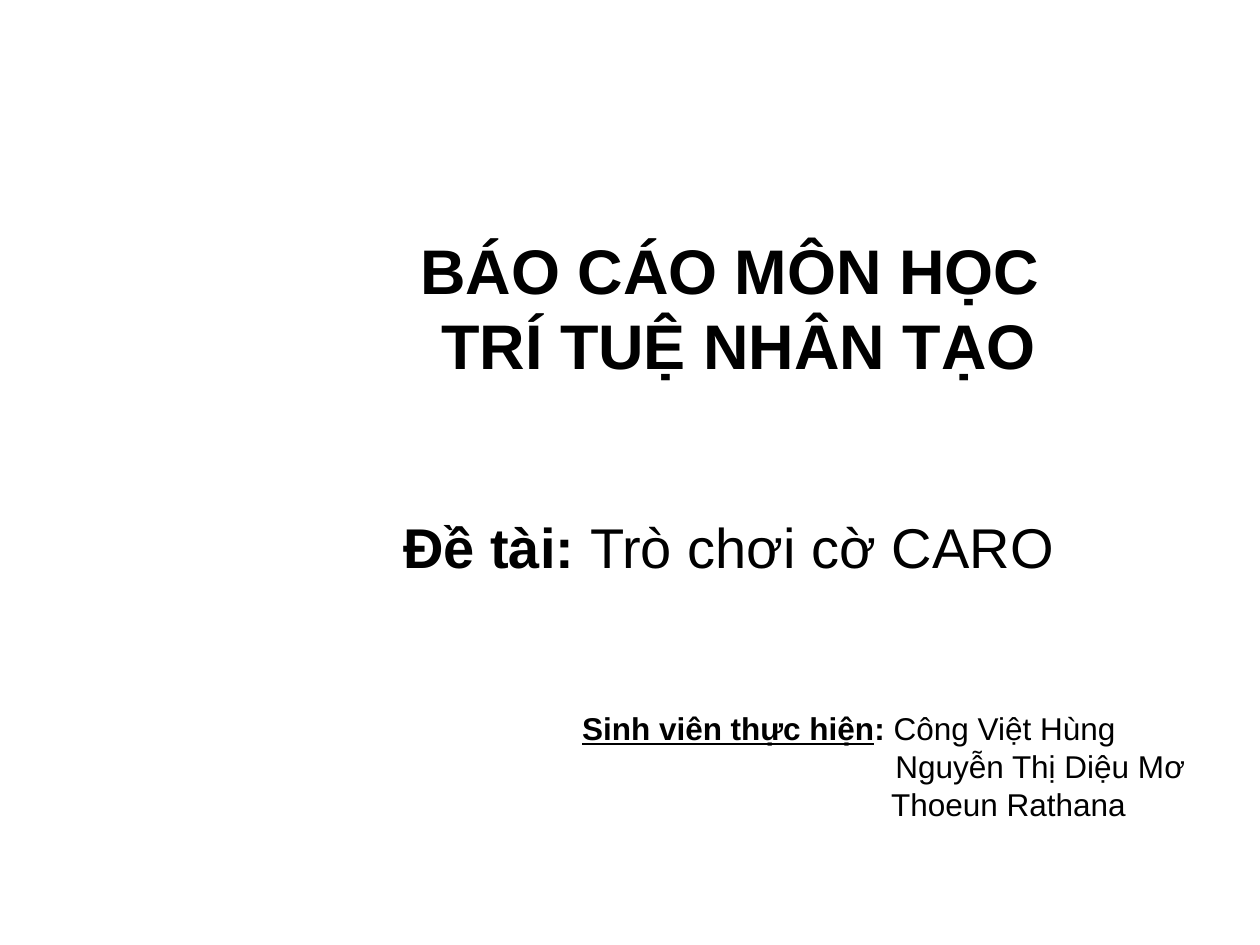
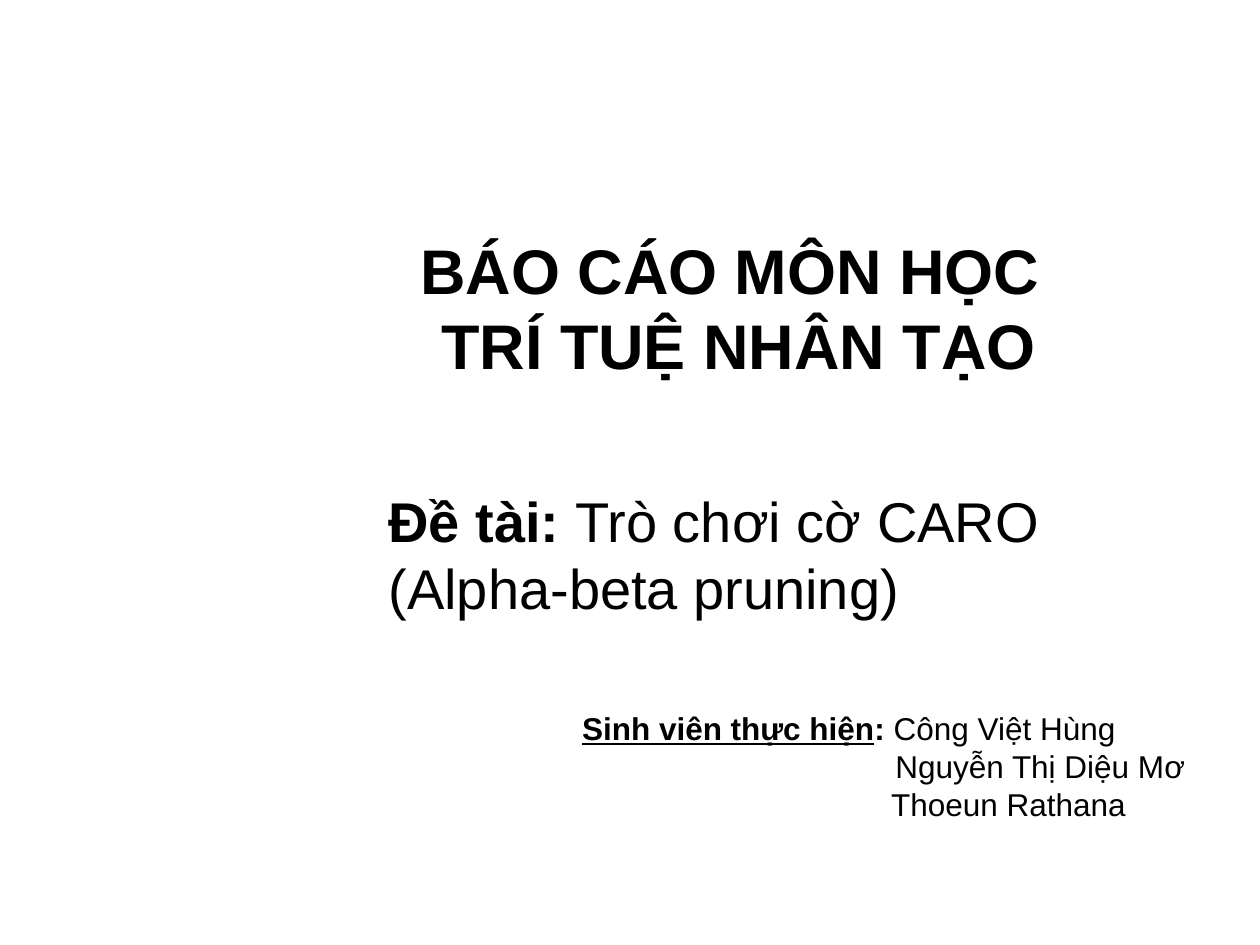
Before and after one commit to NguyenMo2610/AI20191, a slide deck: slide 1 of SLIDE.pptx. Drawn at 1260x945 pixels with LibreOffice and Linux fonts; fonts in the diff are those of the drawing; background and template pictures are left out. Boxes give left, top, right and bottom in pixels: in the first picture for what was removed or moved away, otherwise in the second. Text is boxed around its words. In the diff, an @@ line names an element or a change of style, - is before the commit and + after.

```diff
--- a/SLIDE.pptx
+++ b/SLIDE.pptx
@@ text at (389,499,1039,620): text changed @@
-Đề tài: Trò chơi cờ CARO
+Đề tài: Trò chơi cờ CARO (Alpha-beta pruning)
```
Also in this commit, not shown: 8 other slides changed, 1 slide added, 2 slides removed, 3 other files.
